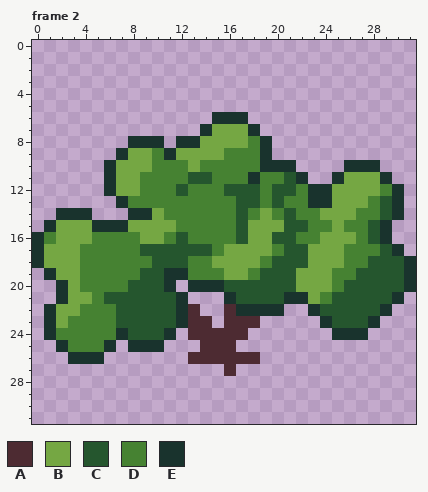
Pixel-art file, stored at assets/img/Bushes.aseprite. This is how it looked before the edit.
32x32 pixels, 2 frames. Shown: frame 2. The commit also changed other frames, which this record leaves out.
Visible layers, top first: "Layer 2", "Layer 1", "Foliage", "Trunk".
Palette (. is transparent): A #4d2b32  B #75a743  C #25562e  D #468232  E #19332d
Pixels before, frame 2, first column x 0:
 6 ...............EEE..............
 7 ..............EBBBE.............
 8 ........EEE.EEBBBBDE............
 9 .......EBBDEBBBBDDDE............
10 ......EBBBDDDBDDDDDEEE....EEE...
11 ......EBBDDDDCCDDDEDDCE..EBBBE..
12 ......EBBDDDCDDDCCCDCCDEEBBBBDE.
13 .......EDDDDDDDDDCCDCDDEEBBBDCE.
14 ..EEE...EEBDDDDDDCDBDCDDBBBDDCE.
15 .EBBBEEEBBBBDDDDDCBBBCCDDBDDCE..
16 EDBBBDDDDBBDCDDDDCBBCCDDBBBDCE..
17 EBBBDDDDDCCCCCCDBBBBDCCBBBDDDCE.
18 EBBBDDDDDDCCCDDBBBBDCCCBBBDDCCCE
19 .EBBDDDDDCCEEDDDBBDCCCBBBDDCCCCE
20 ..EBDDDDCCCE.EEECCCCCCBBBDCCCCCE
21 ..EBBDCCCCCCE...ECCCCEEBDCCCCCE.
22 .EBBDDDCCCCCEA..AEEEE..ECCCCCE..
23 .EBDDDDCCCCCEAA.AAA.....ECCCE...
24 .EDDDDDECCCE.AAAAA.......EEE....
25 ..EDDDE.EEE...AAA...............
26 ...EEE.......AAAAAA.............
27 ................A...............
And afterwards:
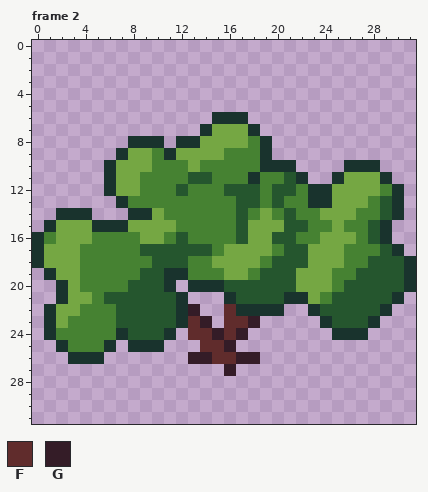
Colours new in this view: F #602c2c  G #341c27
Edits made:
Changed rows in their new state; - is an unchanged pixel.
Frame 2, layer "Trunk":
first column x 13:
22 G--F--
23 FG-FFG
24 FFGFG-
25 -FFG--
26 GGFFGG
27 ---G--
Changed places in both pictures, as pixel boxes (x1, y1, x2, y2):
changed: (188, 304, 260, 376)
